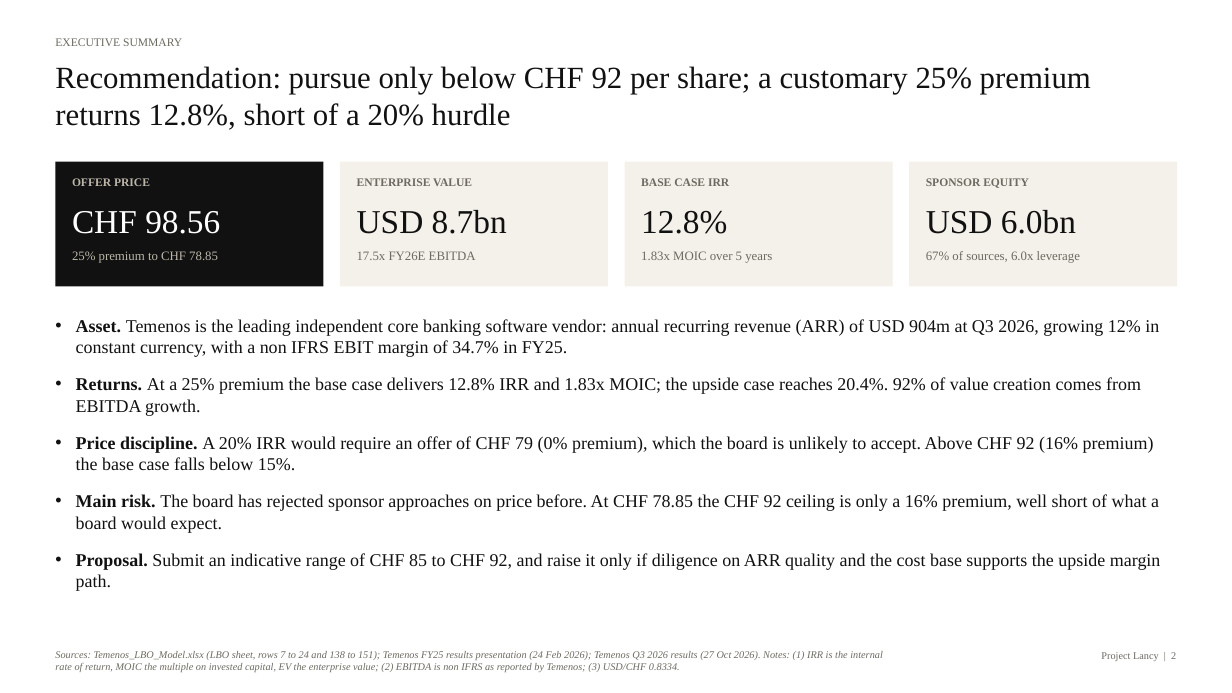
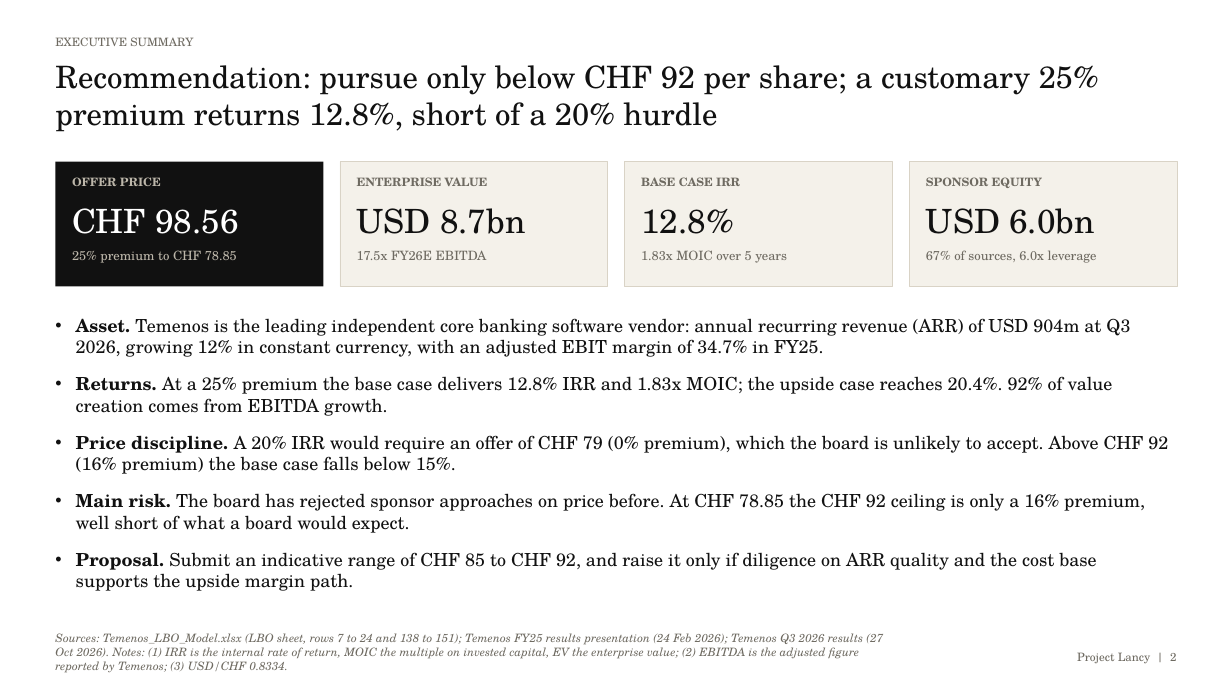
Before and after one commit to pascalielric/financelab, a slide deck: slide 2 of downloads/Temenos_LBO_IC_Deck.pptx. Drawn at 1232x693 pixels with LibreOffice and Linux fonts; fonts in the diff are those of the drawing. Boxes give left, top, right and bottom in pixels: in the first picture for what was removed or moved away, otherwise in the second. Text is boxed around its words. In the diff, an @@ line names an element or a change of style, - is before the commit and + after.

```diff
--- a/downloads/Temenos_LBO_IC_Deck.pptx
+++ b/downloads/Temenos_LBO_IC_Deck.pptx
@@ outline none to #D9D3C6 0.75 pt in 3 elements at bbox=[340, 162, 608, 287], bbox=[625, 162, 893, 287], bbox=[909, 162, 1177, 287] @@
@@ font Times New Roman to TeX Gyre Schola in 14 elements at bbox=[55, 37, 193, 46], bbox=[55, 65, 1099, 132], bbox=[72, 177, 161, 186], bbox=[72, 208, 238, 234], bbox=[72, 250, 237, 263], bbox=[357, 177, 488, 186], bbox=[357, 208, 525, 234], bbox=[357, 250, 487, 260], bbox=[641, 177, 740, 186], bbox=[641, 209, 734, 234], bbox=[641, 250, 787, 263], bbox=[926, 177, 1042, 188], bbox=[926, 208, 1094, 234], bbox=[926, 250, 1097, 263] @@
@@ text at bbox=[76, 318, 1130, 357]: text changed; font Times New Roman to TeX Gyre Schola @@
-• Asset. Temenos is the leading independent core banking software vendor: annual recurring revenue (ARR) of USD 904m at Q3 2026, growing 12% in constant currency, with a non IFRS EBIT margin of 34.7% in FY25.
+• Asset. Temenos is the leading independent core banking software vendor: annual recurring revenue (ARR) of USD 904m at Q3 2026, growing 12% in constant currency, with an adjusted EBIT margin of 34.7% in FY25.
@@ text at bbox=[76, 376, 1168, 591]: font Times New Roman to TeX Gyre Schola in "Returns. At a 25% premium the base ...", "Price discipline. A 20% IRR would require ...", "Main risk. The board has rejected sponsor ...", "Proposal. Submit an indicative range of CHF ..." @@
@@ text at bbox=[55, 633, 883, 673]: text changed; size 8 to 9 pt; font Times New Roman to TeX Gyre Schola @@
-Sources: Temenos_LBO_Model.xlsx (LBO sheet, rows 7 to 24 and 138 to 151); Temenos FY25 results presentation (24 Feb 2026); Temenos Q3 2026 results (27 Oct 2026). Notes: (1) IRR is the internal rate of return, MOIC the multiple on invested capital, EV the enterprise value; (2) EBITDA is non IFRS as reported by Temenos; (3) USD/CHF 0.8334.
+Sources: Temenos_LBO_Model.xlsx (LBO sheet, rows 7 to 24 and 138 to 151); Temenos FY25 results presentation (24 Feb 2026); Temenos Q3 2026 results (27 Oct 2026). Notes: (1) IRR is the internal rate of return, MOIC the multiple on invested capital, EV the enterprise value; (2) EBITDA is the adjusted figure reported by Temenos; (3) USD/CHF 0.8334.
@@ text "Project Lancy | 2" at bbox=[1077, 652, 1176, 664]: size 8 to 9 pt, font Times New Roman to TeX Gyre Schola @@
```
Also in this commit, not shown: 13 other slides changed, 3 slides removed, 11 other files.
